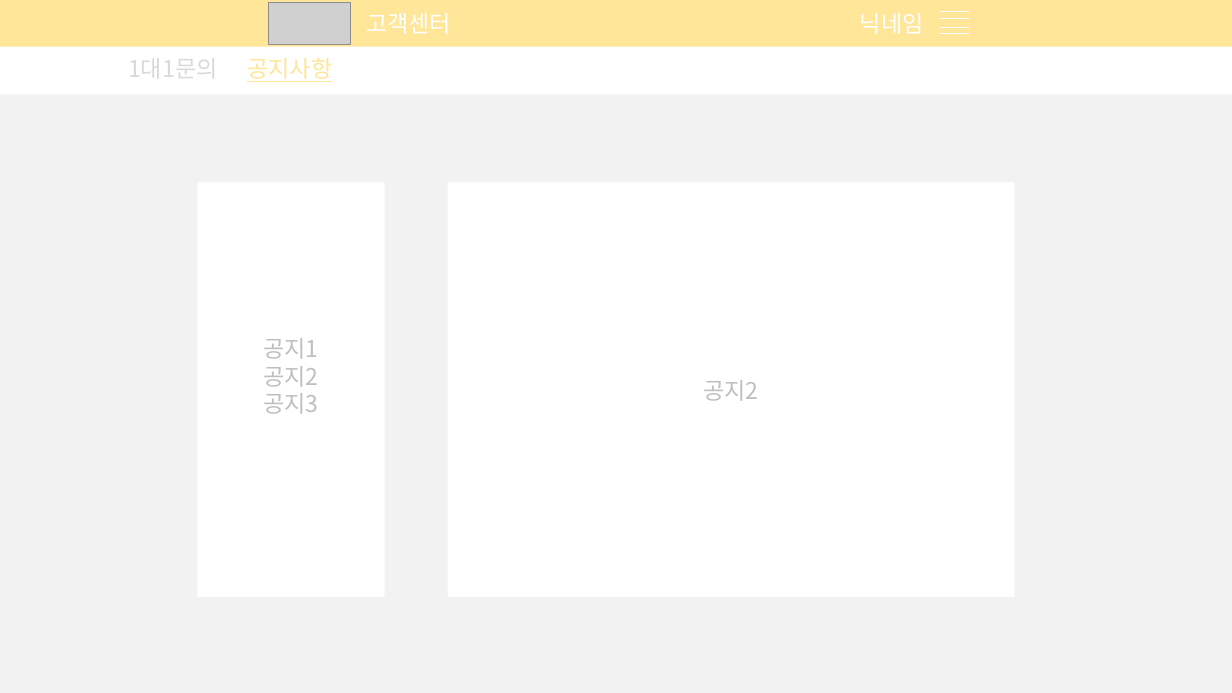
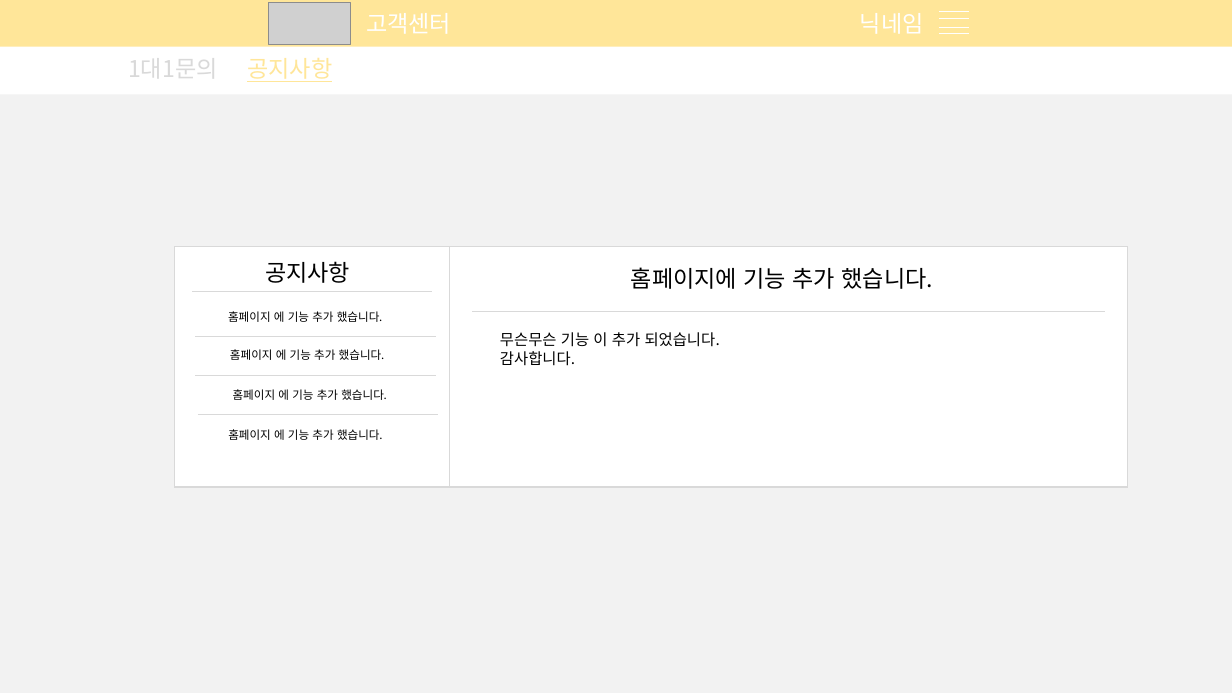
Before and after one commit to What-The-Pork/meeting-log, a slide deck: slide 16 of image/login/회원관리페이지.pptx. Drawn at 1232x693 pixels with LibreOffice and Linux fonts; fonts in the diff are those of the drawing; grey boxes stand for pictures. Boxes give left, top, right and bottom in pixels: in the first picture for what was removed or moved away, otherwise in the second. Text is boxed around its words. In the diff, an @@ line names an element or a change of style, - is before the commit and + after.

```diff
--- a/image/login/회원관리페이지.pptx
+++ b/image/login/회원관리페이지.pptx
@@ rectangle removed at [198, 182, 385, 597] @@
-공지1
-공지2
-공지3
@@ rectangle removed at [448, 182, 1016, 597] @@
-공지2
@@ rectangle added at [175, 246, 450, 487], fill #FFFFFF, outline #D9D9D9 1 pt @@
@@ text added at [265, 261, 350, 283], 18 pt, text #000000 @@
+공지사항
@@ rectangle added at [450, 246, 1128, 487], fill #FFFFFF, outline #D9D9D9 1 pt @@
@@ text added at [631, 267, 933, 289], 18 pt, text #000000 @@
+홈페이지에 기능 추가 했습니다.
@@ line added from (192, 292) to (433, 292), #D9D9D9 0.5 pt @@
@@ text added at [228, 311, 383, 322], 9 pt, text #000000 @@
+홈페이지 에 기능 추가 했습니다.
@@ line added from (472, 311) to (1105, 311), #D9D9D9 0.5 pt @@
@@ line added from (196, 336) to (435, 336), #D9D9D9 0.5 pt @@
@@ text added at [230, 349, 385, 360], 9 pt, text #000000 @@
+홈페이지 에 기능 추가 했습니다.
@@ text added at [500, 332, 720, 366], 12 pt, text #000000 @@
+무슨무슨 기능 이 추가 되었습니다.
+감사합니다.
@@ line added from (196, 375) to (435, 375), #D9D9D9 0.5 pt @@
@@ text added at [233, 389, 387, 400], 9 pt, text #000000 @@
+홈페이지 에 기능 추가 했습니다.
@@ line added from (198, 414) to (438, 414), #D9D9D9 0.5 pt @@
@@ text added at [228, 429, 383, 440], 9 pt, text #000000 @@
+홈페이지 에 기능 추가 했습니다.
```
Also in this commit, not shown: 6 other slides changed, 7 slides added.
